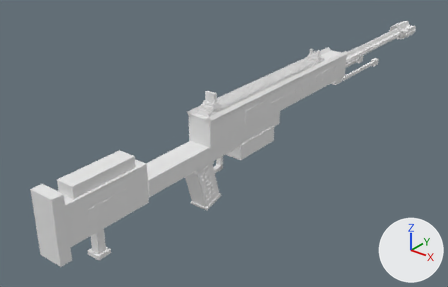
What one commit did to the OBJ model src/main/resources/assets/mareeletrica/models/block/armory21_barrett_forge_body.obj.
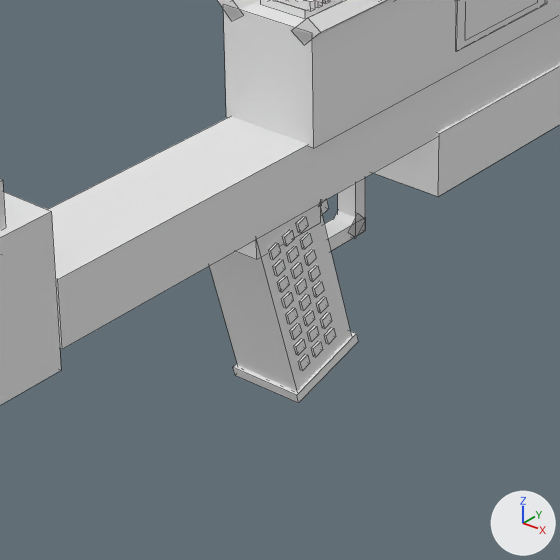
There are two pictures of each version: one whole from a 50 mm lens placed at (3.104, -3.666, 2.394), pointed at (0.186, -0.018, 0.132), one close up on the part from 30% to 60% of the width and 39% to 87% of the height. Lighting does not change. The marker at lower right points along +X, +Y and +Z. The older version's two pictures come first. The close-ups show mesh edges as thin lines. Where no turn or scale is listed for an object, it has been applied to the vertices. Vertices at exactly the same position are counted once.

In view in the first close-up: 'armory21_barrett_forge_body'.
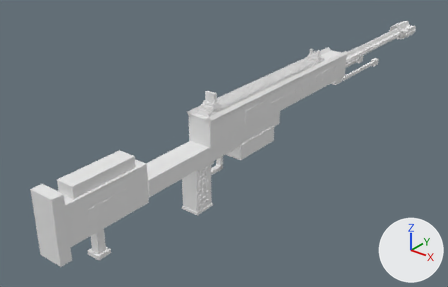
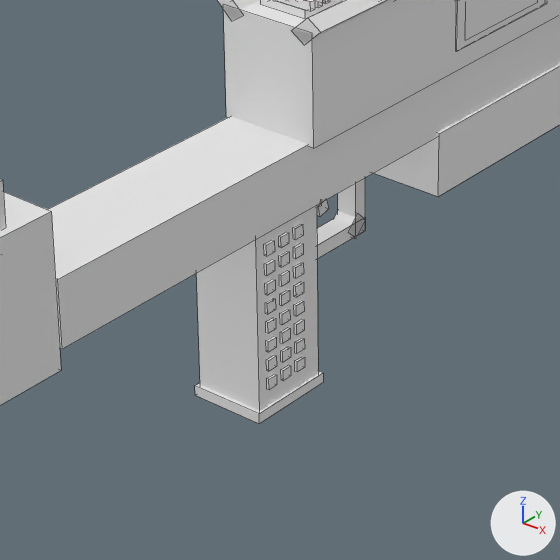
The change in detail:
me_armory21_barrett_forge_body is used by ob_armory21_barrett_forge_body; location (0.0, 0.0, 0.0).
me_armory21_barrett_forge_body had 2382 vertices, 1842 faces and spanned x 0.38..0.62, y -2.01..2.8, z -0.04..0.83.
me_armory21_barrett_forge_body now has 2374 vertices, 1836 faces and spans x 0.38..0.62, y -2.01..2.8, z -0.03..0.83.
me_armory21_barrett_forge_body part 1: the loose piece of 8 vertices spanning x 0.57..0.58, y -0.66..-0.64, z 0.04..0.06 is moved by (0.0, -0.12, -0.01).
me_armory21_barrett_forge_body part 2: the loose piece of 8 vertices spanning x 0.57..0.58, y -0.72..-0.7, z 0.1..0.12 is moved by (0.0, -0.07, -0.03).
me_armory21_barrett_forge_body part 3: the loose piece of 8 vertices spanning x 0.57..0.58, y -0.68..-0.66, z 0.11..0.14 is moved by (0.0, -0.1, -0.01).
me_armory21_barrett_forge_body part 4: the loose piece of 8 vertices spanning x 0.57..0.58, y -0.74..-0.72, z 0.17..0.2 is moved by (0.0, -0.05, -0.03).
me_armory21_barrett_forge_body part 5: the loose piece of 8 vertices spanning x 0.57..0.58, y -0.75..-0.73, z 0.21..0.23 is moved by (0.0, -0.03, -0.03).
me_armory21_barrett_forge_body part 6: the loose piece of 8 vertices spanning x 0.57..0.58, y -0.76..-0.74, z 0.25..0.27 is moved by (0.0, -0.02, -0.03).
me_armory21_barrett_forge_body part 7: the loose piece of 8 vertices spanning x 0.57..0.58, y -0.77..-0.75, z 0.28..0.31 is moved by (0.0, -0.01, -0.03).
me_armory21_barrett_forge_body part 8: the loose piece of 8 vertices spanning x 0.57..0.58, y -0.69..-0.66, z 0.27..0.29 is moved by (0.0, -0.1, 0.03).
me_armory21_barrett_forge_body part 9: the loose piece of 8 vertices spanning x 0.57..0.58, y -0.67..-0.65, z 0.07..0.1 is moved by (0.0, -0.08, -0.05).
me_armory21_barrett_forge_body part 10: the loose piece of 8 vertices spanning x 0.57..0.58, y -0.64..-0.61, z 0.08..0.11 is moved by (0.0, -0.11, -0.02).
me_armory21_barrett_forge_body part 11: the loose piece of 8 vertices spanning x 0.57..0.58, y -0.7..-0.67, z 0.15..0.17 is moved by (0.0, -0.05, -0.04).
me_armory21_barrett_forge_body part 12: the loose piece of 8 vertices spanning x 0.57..0.58, y -0.67..-0.64, z 0.19..0.22 is moved by (0.0, -0.08, -0.01).
me_armory21_barrett_forge_body part 13: the loose piece of 8 vertices spanning x 0.57..0.58, y -0.68..-0.65, z 0.23..0.26 is moved by (0.0, -0.07, -0.01).
me_armory21_barrett_forge_body part 14: the loose piece of 8 vertices spanning x 0.57..0.58, y -0.66..-0.63, z 0.16..0.18 is moved by (0.0, -0.09, 0.14).
me_armory21_barrett_forge_body part 15: the loose piece of 8 vertices spanning x 0.57..0.58, y -0.65..-0.62, z 0.12..0.15 is moved by (0.0, -0.06, -0.02).
me_armory21_barrett_forge_body part 16: the loose piece of 8 vertices spanning x 0.43..0.57, y -0.82..-0.55, z -0.02..0.42 is rebuilt with 8 vertices and now spans x 0.43..0.57, y -0.81..-0.64, z -0.01..0.35.
me_armory21_barrett_forge_body part 17: the loose piece of 8 vertices spanning x 0.57..0.58, y -0.63..-0.6, z 0.05..0.07 is deleted.
me_armory21_barrett_forge_body part 18: 24 vertices moved within x 0.42..0.58, y -0.73..-0.69, z 0.03..0.3; 84 vertices removed from x 0.42..0.58, y -0.8..-0.54, z -0.04..0.36; 92 vertices added at x 0.42..0.58, y -0.81..-0.64, z -0.03..0.32.
Other edits to the shape of me_armory21_barrett_forge_body do not show in these pictures.

Changed parts and their boxes [x1, y1, x2, y2] in the close-ups (560 x 560 px; the box of a moved part takes in the faces that stretch with it):
'armory21_barrett_forge_body', reshaped: before [0, 0, 560, 405]; after [0, 0, 560, 424]
part 1 of me_armory21_barrett_forge_body, moved or reshaped: before [311, 341, 323, 357]; after [267, 374, 277, 390]
part 2 of me_armory21_barrett_forge_body, moved or reshaped: before [290, 323, 302, 340]; after [266, 355, 277, 371]
part 3 of me_armory21_barrett_forge_body, moved or reshaped: before [303, 310, 315, 326]; after [266, 336, 276, 352]
part 4 of me_armory21_barrett_forge_body, moved or reshaped: before [282, 291, 293, 308]; after [266, 317, 276, 333]
part 5 of me_armory21_barrett_forge_body, moved or reshaped: before [277, 275, 289, 292]; after [265, 298, 276, 314]
part 6 of me_armory21_barrett_forge_body, moved or reshaped: before [273, 259, 285, 276]; after [265, 279, 275, 295]
part 7 of me_armory21_barrett_forge_body, moved or reshaped: before [269, 243, 281, 260]; after [264, 259, 275, 275]
part 8 of me_armory21_barrett_forge_body, moved or reshaped: before [300, 232, 312, 249]; after [264, 240, 275, 256]
part 9 of me_armory21_barrett_forge_body, moved or reshaped: before [307, 325, 319, 342]; after [281, 365, 291, 381]
part 10 of me_armory21_barrett_forge_body, moved or reshaped: before [320, 312, 332, 329]; after [281, 346, 291, 362]
part 11 of me_armory21_barrett_forge_body, moved or reshaped: before [299, 294, 311, 311]; after [280, 328, 290, 343]
part 12 of me_armory21_barrett_forge_body, moved or reshaped: before [308, 265, 320, 282]; after [280, 290, 290, 305]
part 13 of me_armory21_barrett_forge_body, moved or reshaped: before [304, 249, 316, 266]; after [279, 271, 289, 286]
part 14 of me_armory21_barrett_forge_body, moved or reshaped: before [313, 281, 324, 297]; after [279, 232, 289, 248]
part 15 of me_armory21_barrett_forge_body, moved or reshaped: before [317, 296, 328, 313]; after [294, 319, 304, 335]
part 16 of me_armory21_barrett_forge_body, rebuilt: before [210, 204, 351, 391]; after [196, 205, 318, 411]
part 17 of me_armory21_barrett_forge_body, deleted: before [324, 327, 336, 344]
part 18 of me_armory21_barrett_forge_body, moved or reshaped: before [233, 203, 358, 403]; after [195, 224, 323, 424]
